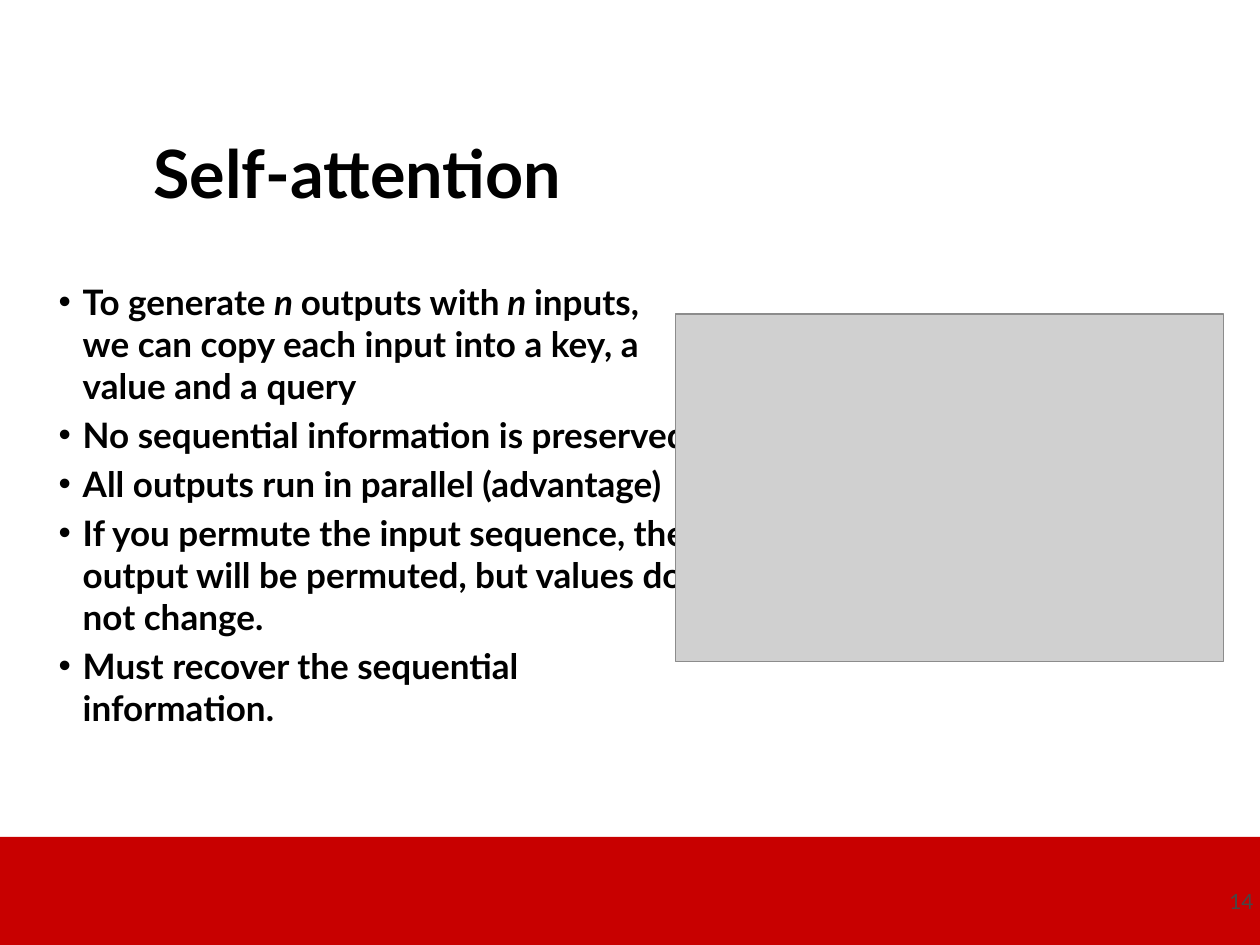
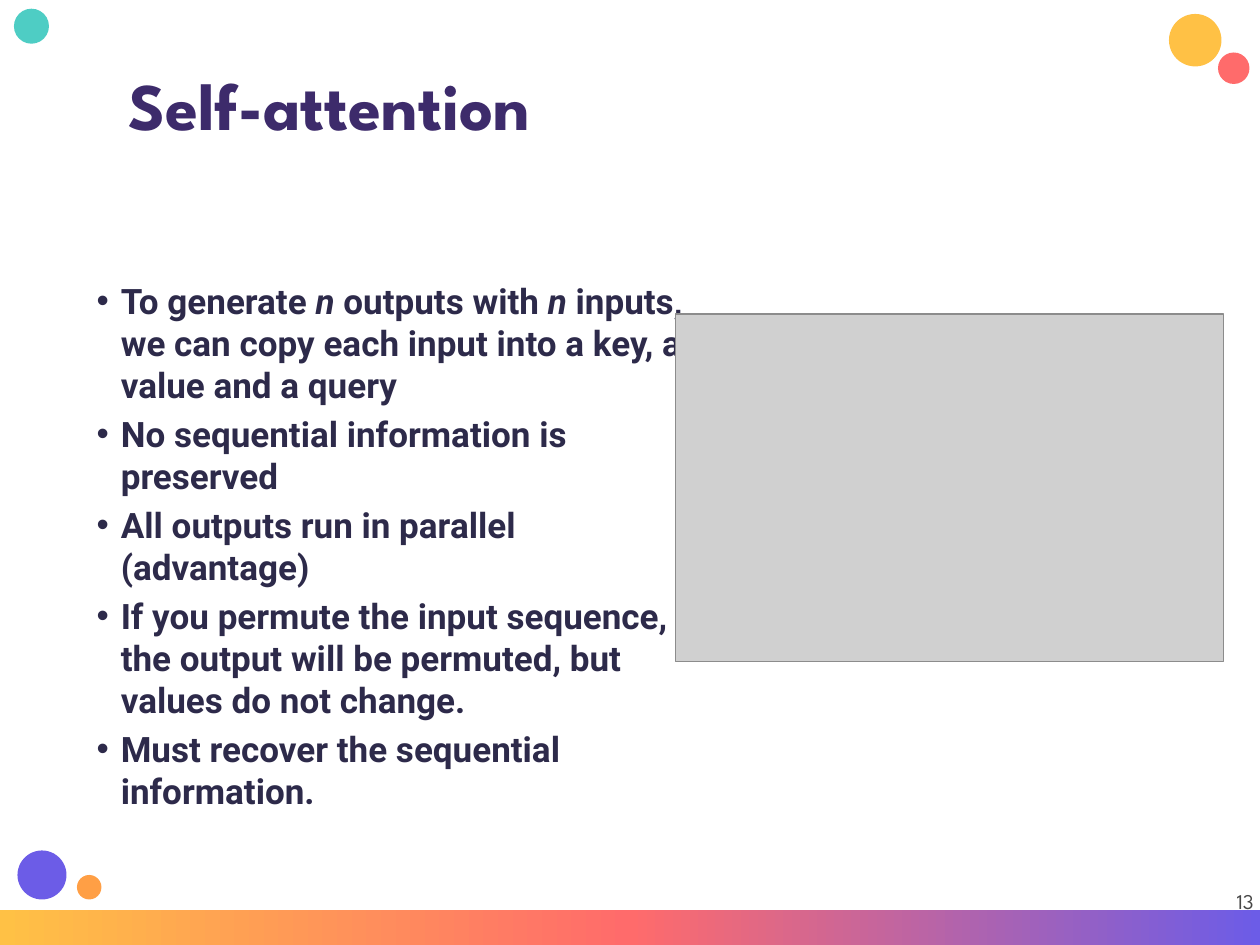
Before and after one commit to dantongyu/d2l-pytorch-colab, a slide deck: slide 13 of Presentations/Day-3-Attention-Transformer-ChatGPT.pptx (slide 14 before the commit). Drawn at 1260x945 pixels with LibreOffice and Linux fonts; fonts in the diff are those of the drawing; grey boxes stand for pictures; background and template pictures are left out. Boxes give left, top, right and bottom in pixels: in the first picture for what was removed or moved away, otherwise in the second. Text is boxed around its words. In the diff, an @@ line names an element or a change of style, - is before the commit and + after.

```diff
--- a/Presentations/Day-3-Attention-Transformer-ChatGPT.pptx
+++ b/Presentations/Day-3-Attention-Transformer-ChatGPT.pptx
@@ ellipse added at (x1=14, y1=9, x2=49, y2=44), fill #4ECDC4 @@
@@ ellipse added at (x1=1169, y1=14, x2=1222, y2=67), fill #FFC145 @@
@@ title "Self-attention" moved from (x1=153, y1=148, x2=561, y2=199) to (x1=128, y1=83, x2=530, y2=131) @@
@@ title "Self-attention" at (x1=128, y1=83, x2=530, y2=131): font Lato to League Spartan, text colour #000000 to #3D2B6B @@
@@ ellipse added at (x1=1218, y1=53, x2=1250, y2=84), fill #FF6B6B @@
@@ text "To generate n outputs with ..." moved from (x1=83, y1=289, x2=687, y2=722) to (x1=121, y1=287, x2=683, y2=805) @@
@@ text "To generate n outputs with ..." at (x1=121, y1=287, x2=683, y2=805): font Lato to Roboto, text colour #000000 to #2D2A4A @@
@@ ellipse added at (x1=18, y1=850, x2=67, y2=900), fill #6C5CE7 @@
@@ ellipse added at (x1=77, y1=874, x2=101, y2=898), fill #FF9F45 @@
@@ page number at (x1=1237, y1=895, x2=1254, y2=915): text changed; font Lato to League Spartan @@
-14
+13
@@ rectangle resized from (x1=0, y1=837, x2=1260, y2=945) to (x1=0, y1=910, x2=1260, y2=945) @@
@@ rectangle at (x1=0, y1=910, x2=1260, y2=945): fill #C80000 to gradient #FFC145 to #FF6B6B to #6C5CE7 @@
```
Also in this commit, not shown: 29 other slides changed, 1 slide removed, 1 other file.
